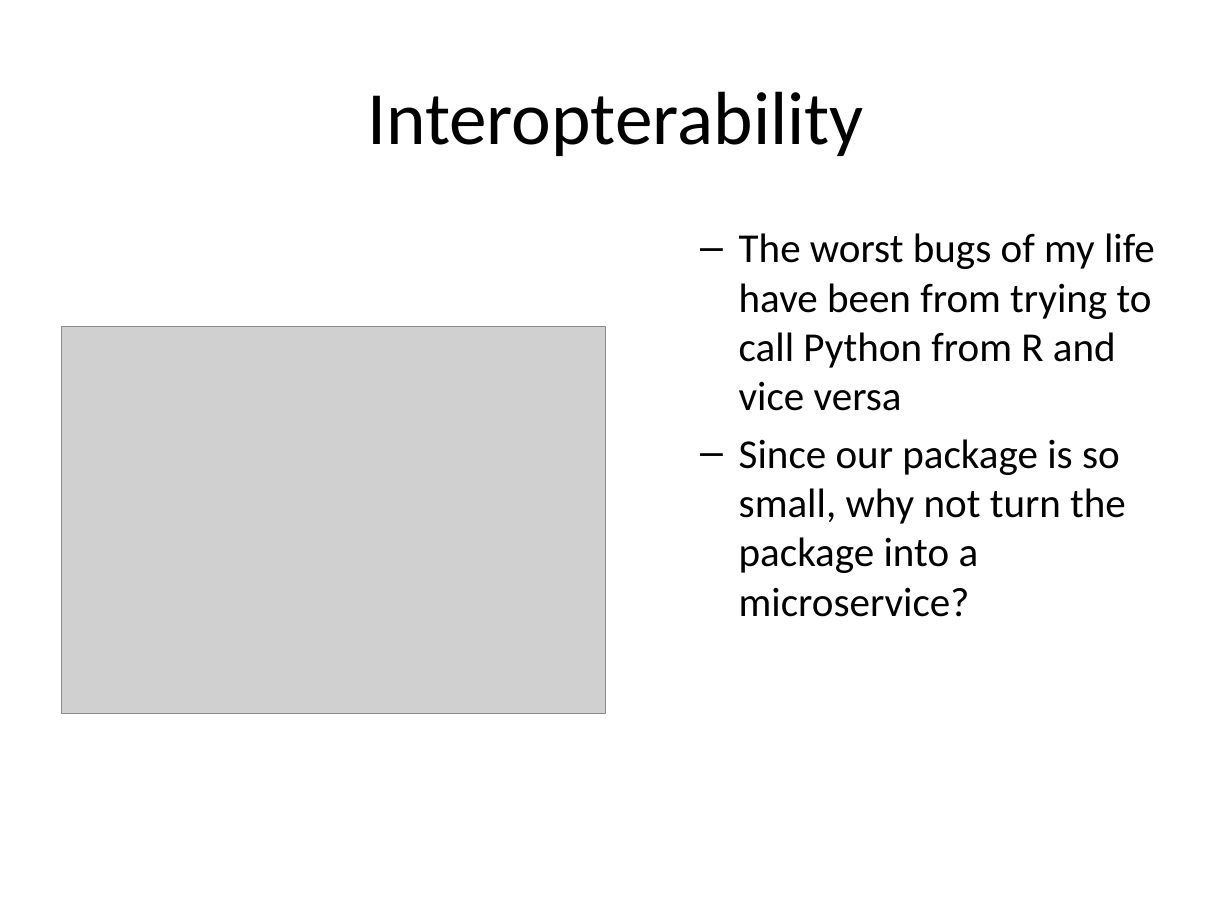
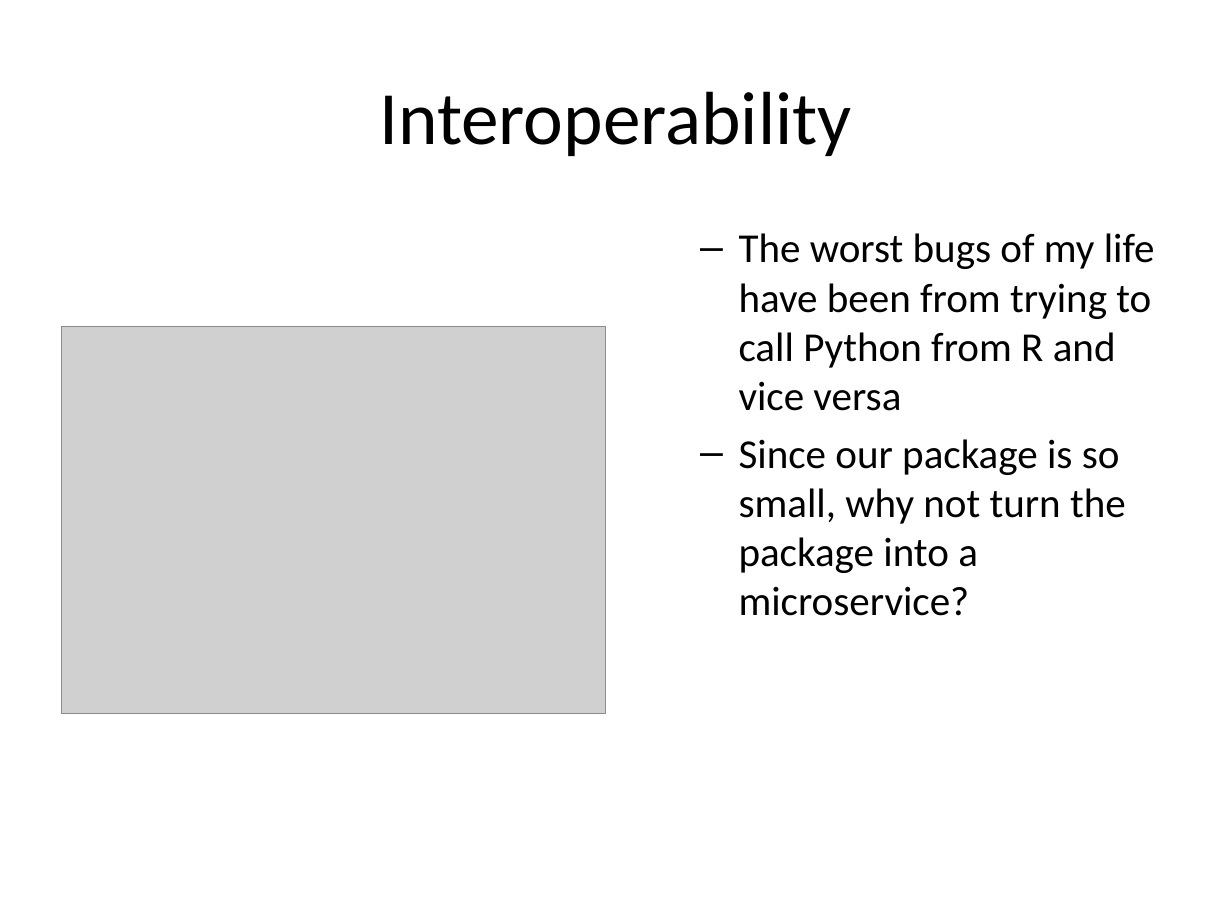
Before and after one commit to lstmemery/r-in-production, a slide deck: slide 14 of r-in-production.pptx. Drawn at 1232x924 pixels with LibreOffice and Linux fonts; fonts in the diff are those of the drawing; grey boxes stand for pictures. Boxes give left, top, right and bottom in pixels: in the first picture for what was removed or moved away, otherwise in the second. Text is boxed around its words. In the diff, an @@ line names an element or a change of style, - is before the commit and + after.

```diff
--- a/r-in-production.pptx
+++ b/r-in-production.pptx
@@ text at (x1=379, y1=91, x2=852, y2=156): text changed @@
-Interopterability
+Interoperability
```
Also in this commit, not shown: 9 other slides changed, 1 slide removed.
